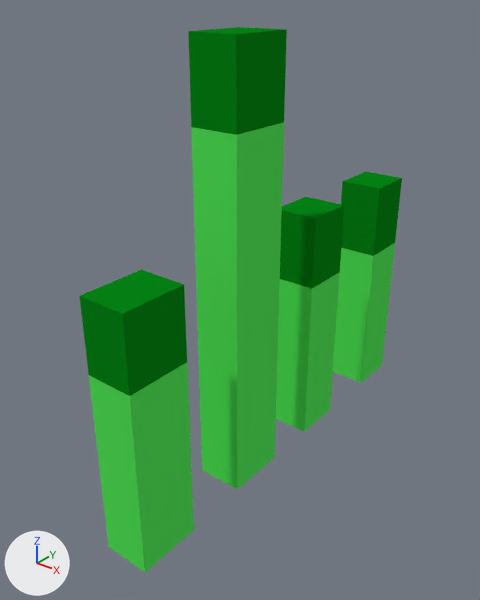
An edit to the Blender file resources/blender/grass.blend, drawn before and after from the same camera.
One viewpoint serves both versions: a 50 mm camera at (0.789, -0.934, 1.001) aimed at (-0.001, 0.054, 0.388). Lighting does not change. The marker at lower left points along +X, +Y and +Z.

Objects in the first picture: 'grass2'.
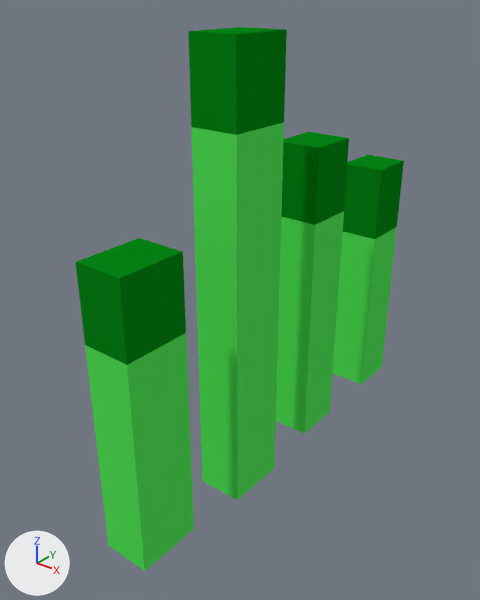
The change, as a list of edits to the scene's bpy script:
```text
Change me_cube_001:
    used by ob_grass2; location = (0.0, 0.0, 0.0)
    remove me_cube_001.from_pydata(...)  # 48 vertices, 40 faces; spans x -0.013..0.088, y -0.343..0.588, z -0.001..0.921
    add me_cube_001.from_pydata(...)  # 48 vertices, 40 faces; spans x -0.013..0.088, y -0.343..0.588, z -0.023..0.921
    me_cube_001 part 1: 40 of 48 vertices moved; they spanned x -0.013..0.088, y -0.343..0.588, z -0.001..0.551 and now span x -0.013..0.088, y -0.343..0.588, z -0.023..0.697; mean shift (0.0, 0.0, 0.046); largest move (0.088, 0.309, 0.551) -> (0.088, 0.309, 0.697)
```

Pixel boxes (x1, y1, x2, y2) of what changed, in the pictures (480 x 600 px; the box of a moved part takes in the faces that stretch with it):
'grass2', reshaped
    before: (79, 27, 402, 572)
    after: (76, 27, 404, 571)
part 1 of me_cube_001, moved or reshaped
    before: (79, 136, 402, 572)
    after: (76, 132, 404, 571)
